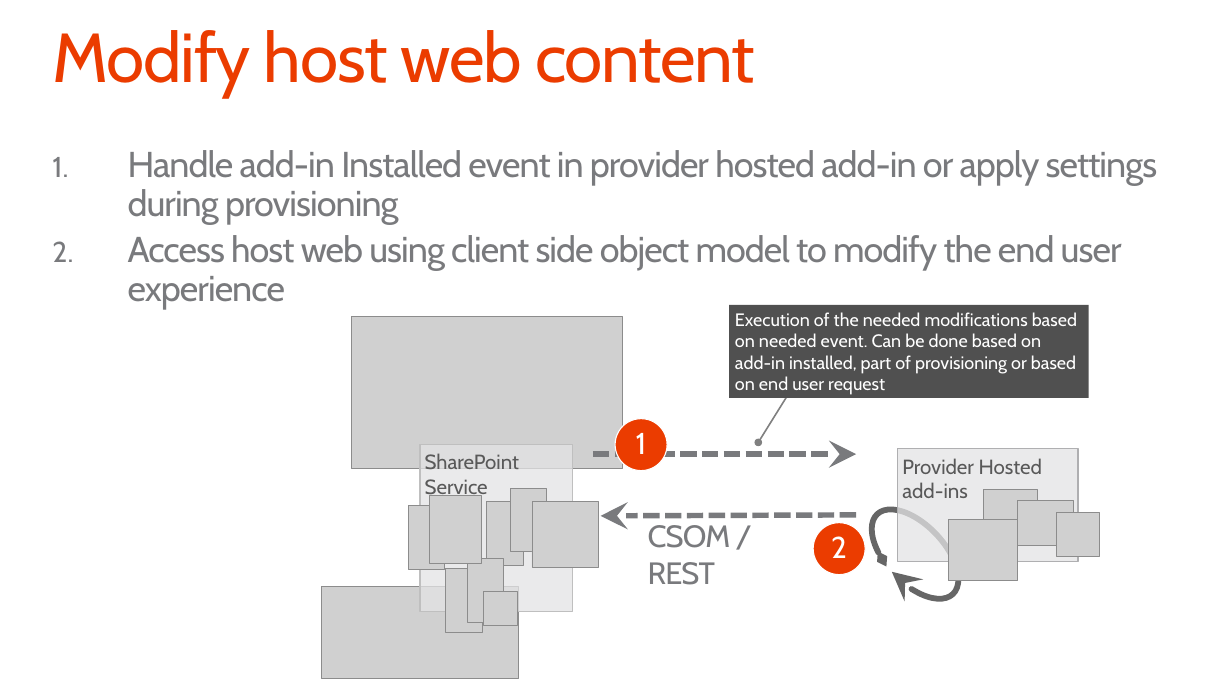
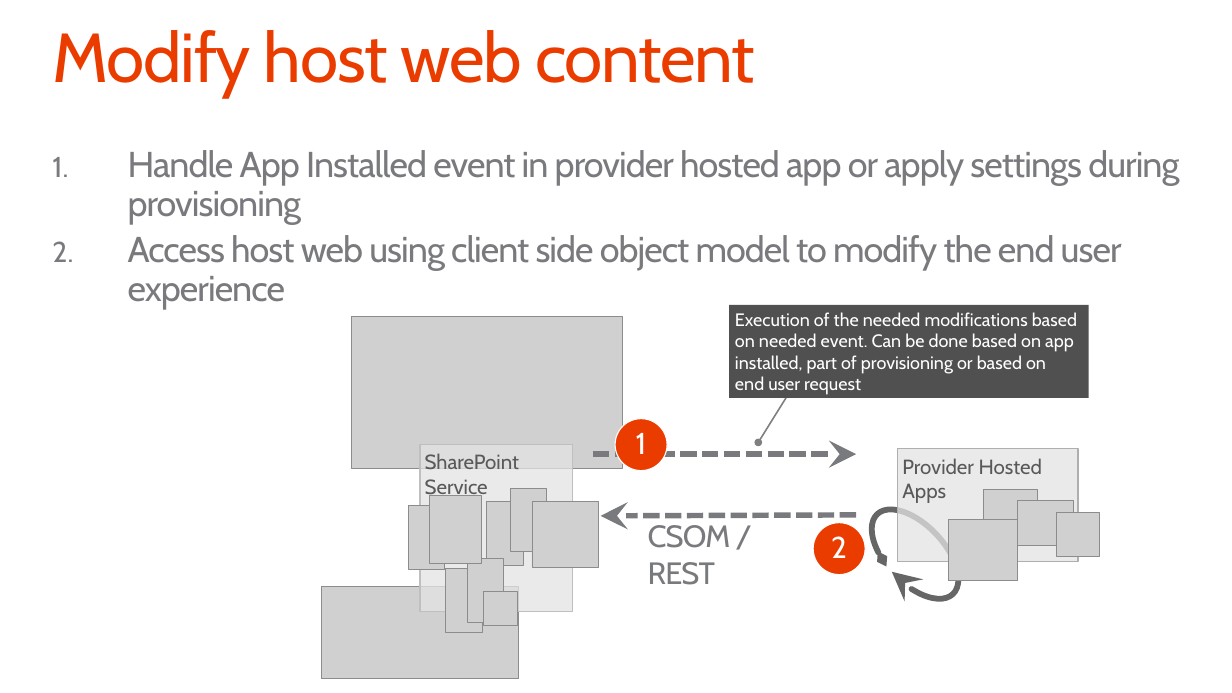
Before and after one commit to fabbbiob/TrainingContent, a slide deck: slide 10 of O3658/02 Managing site settings using app model/2_SiteManagement.pptx. Drawn at 1232x693 pixels with LibreOffice and Linux fonts; fonts in the diff are those of the drawing; grey boxes stand for pictures; background and template pictures are left out. Boxes give left, top, right and bottom in pixels: in the first picture for what was removed or moved away, otherwise in the second. Text is boxed around its words. In the diff, an @@ line names an element or a change of style, - is before the commit and + after.

```diff
--- a/O3658/02 Managing site settings using app model/2_SiteManagement.pptx
+++ b/O3658/02 Managing site settings using app model/2_SiteManagement.pptx
@@ text at [128, 150, 1179, 225]: text changed @@
-1. Handle add-in Installed event in provider hosted add-in or apply settings during provisioning
+1. Handle App Installed event in provider hosted app or apply settings during provisioning
@@ text in rectangle at [735, 312, 1077, 395]: text changed @@
-  Execution of the needed modifications based on needed event. Can be done based on add-in installed, part of provisioning or based on end user request
+  Execution of the needed modifications based on needed event. Can be done based on app installed, part of provisioning or based on end user request
@@ text in rectangle at [902, 458, 1042, 503]: text changed @@
-Provider Hosted add-ins
+Provider Hosted Apps
```
Also in this commit, not shown: 15 other slides changed, 1 slide added, 1 slide removed, 1 other file.
